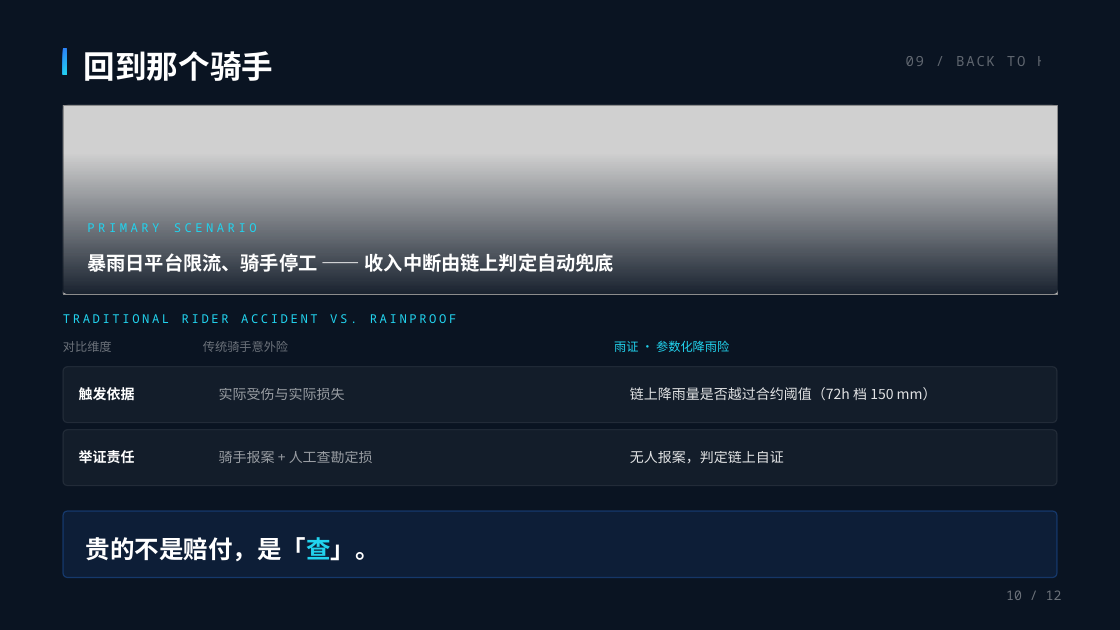
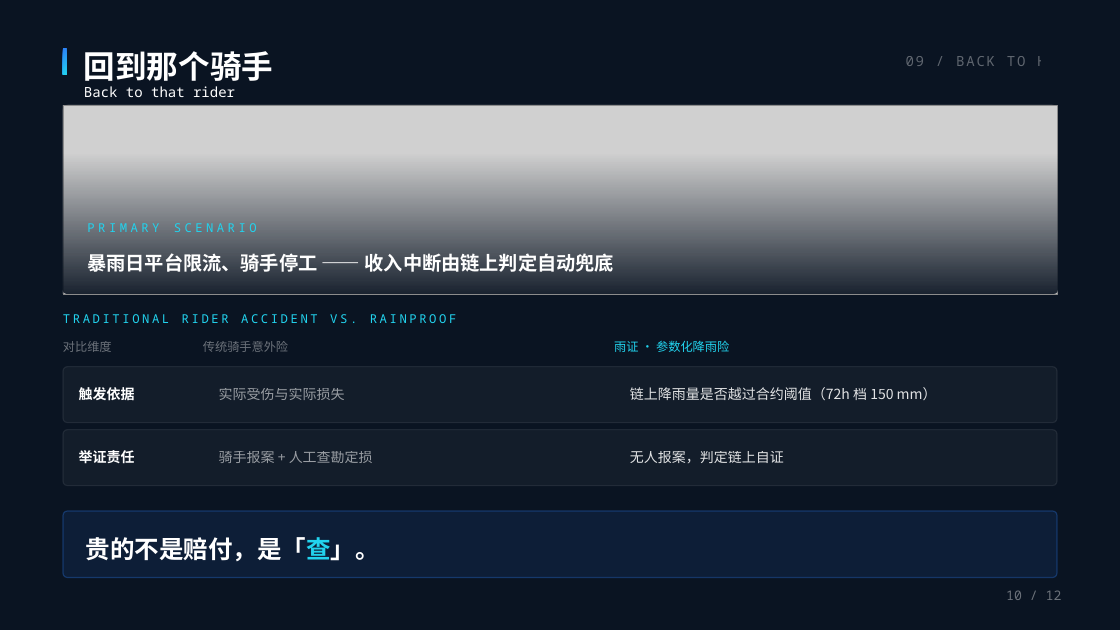
Before and after one commit to juice-butterfly/rainproof, a slide deck: slide 10 of 提交材料/雨证-路演PPT-叙事版-修订5.pptx. Drawn at 1120x630 pixels with LibreOffice and Linux fonts; fonts in the diff are those of the drawing; grey boxes stand for pictures. Boxes give left, top, right and bottom in pixels: in the first picture for what was removed or moved away, otherwise in the second. Text is boxed around its words. In the diff, an @@ line names an element or a change of style, - is before the commit and + after.

```diff
--- a/提交材料/雨证-路演PPT-叙事版-修订5.pptx
+++ b/提交材料/雨证-路演PPT-叙事版-修订5.pptx
@@ text added at (84, 86, 235, 97), 12 pt, text #FFFFFF @@
+Back to that rider
```
Also in this commit, not shown: 12 other slides changed, 9 other files.
